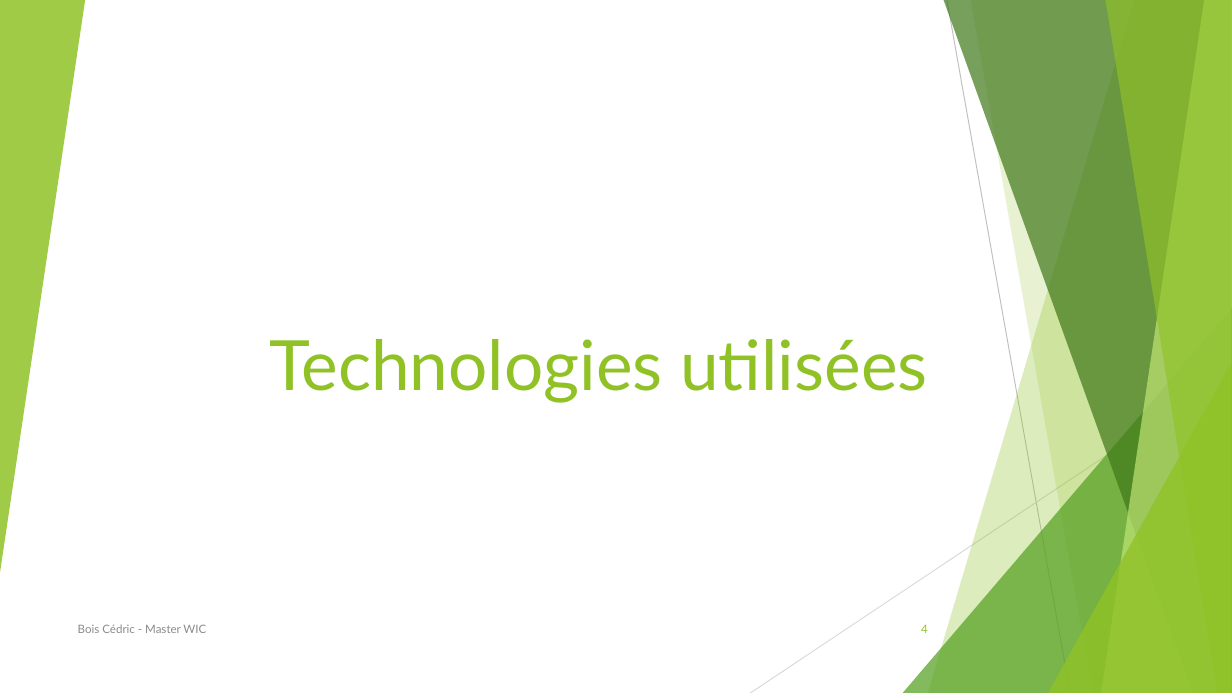
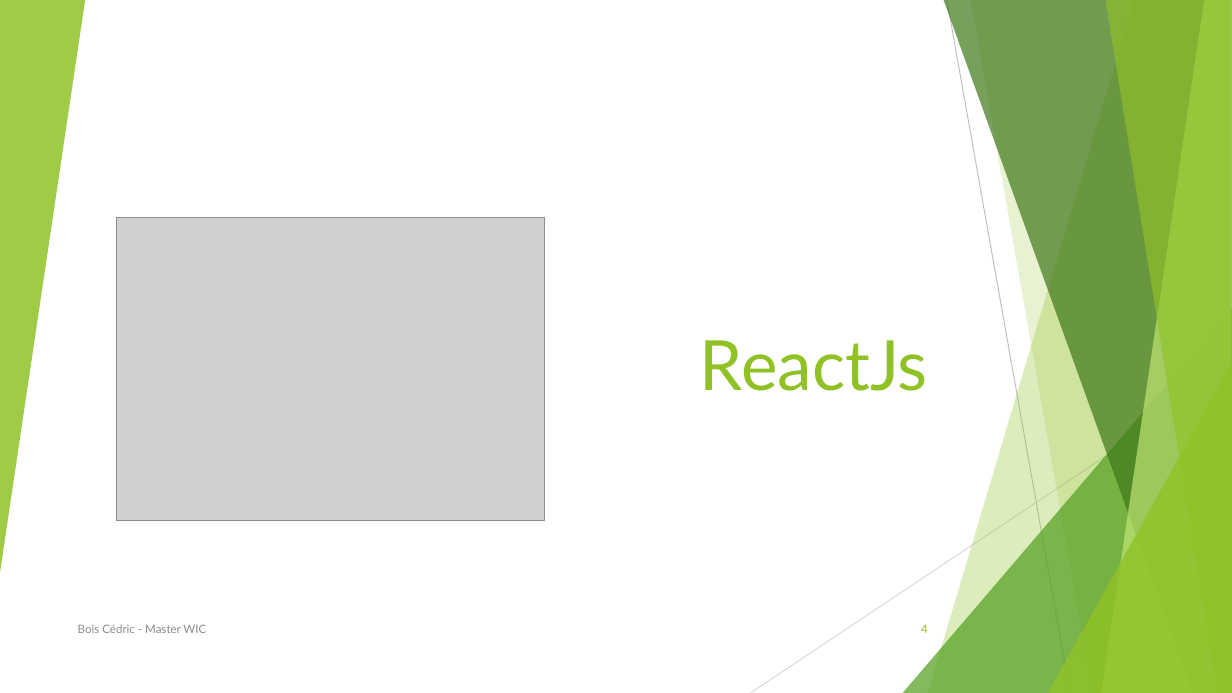
Before and after one commit to BCedric/journalStage, a slide deck: slide 4 of soutenance.pptx. Drawn at 1232x693 pixels with LibreOffice and Linux fonts; fonts in the diff are those of the drawing; grey boxes stand for pictures. Boxes give left, top, right and bottom in pixels: in the first picture for what was removed or moved away, otherwise in the second. Text is boxed around its words. In the diff, an @@ line names an element or a change of style, - is before the commit and + after.

```diff
--- a/soutenance.pptx
+++ b/soutenance.pptx
@@ picture added at [116, 217, 545, 520] @@
@@ title at [700, 340, 928, 391]: text changed @@
-Technologies utilisées
+ReactJs
```
Also in this commit, not shown: 4 other slides changed, 6 slides removed.
